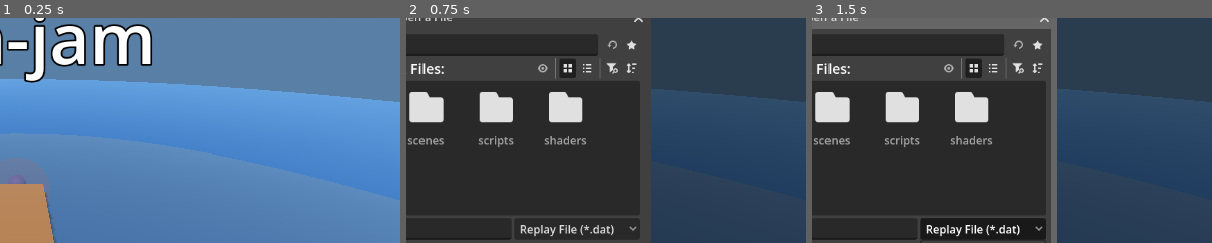
Above: before the commit, frames 1-3 (left to right).
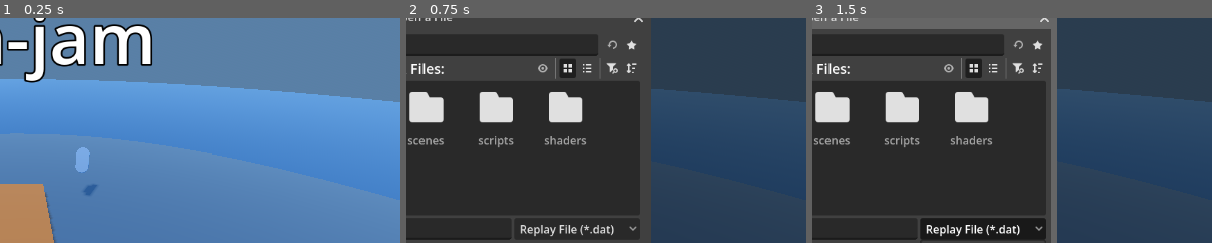
Above: after the commit, the same moments.

Repository: onebit-aidan-kris/scary-fish-jam
Game: Godot game, scene res://scenes/levels/fishing/fishing_level_1_tutorial.tscn
The game is run twice, just before and just after one commit, with the same random seed, the same clock (stepped at 60 frames per second) and the same inputs. This scene is started directly instead of the project's main scene.
Inputs:
- Up to frame 1 (0.25 s): no input
- Up to frame 2 (0.75 s): click "Load Replay" at 0.5 s
- Up to frame 3 (1.5 s): click "Replay File (*.dat)" at 1.25 s
The pictures show only the part of the screen within x 48-98%, y 20-70%; the shares and areas given below are measured in that part.

The runs differ from the first frame. In frame 1, 0.5% of the frame differs, in the area x 2-25%, y 57-79%; in frame 2, nothing differs; in frame 3, nothing differs.

Commit message:
to create composable nodes

Diff:
--- a/project/assets/dialogue/fishing_tutorial.json
+++ b/project/assets/dialogue/fishing_tutorial.json
@@ -23,13 +23,7 @@
 				{
 					"speaker": "Cpt. Walsh",
 					"text": [
-						"Once you've got a lock, cast your net with a good arc."
-					]
-				},
-				{
-					"speaker": "Cpt. Walsh",
-					"text": [
-						"And whatever you do — stay away from the red one."
+						"Try to see if you can locate a fish!"
 					]
 				}
 			],
--- a/project/scenes/levels/fishing/fishing_level_1_tutorial.tscn
+++ b/project/scenes/levels/fishing/fishing_level_1_tutorial.tscn
@@ -10,11 +10,9 @@
 [ext_resource type="AudioStream" uid="uid://bstgfyfprod26" path="res://assets/sounds/wind_standard.mp3" id="8_05u28"]
 [ext_resource type="Script" uid="uid://4gtx2q7jsi3x" path="res://scenes/levels/fishing/fish.gd" id="9_wctvh"]
 [ext_resource type="Script" uid="uid://bk0gw6mycptk4" path="res://scenes/levels/fishing/patrol_behavior.gd" id="10_diss8"]
-[ext_resource type="Script" uid="uid://qh6mkd6mxe0t" path="res://scenes/levels/fishing/vision_cone.gd" id="11_1g2x1"]
-[ext_resource type="Script" uid="uid://comou8l10poef" path="res://scripts/components/fish/attackable.gd" id="12_wer5m"]
-[ext_resource type="Script" uid="uid://bba01x3j11oyw" path="res://scripts/components/fish/player_detectable.gd" id="13_6eqmm"]
 [ext_resource type="PackedScene" path="res://scenes/levels/fishing/hud.tscn" id="14_qc0gi"]
 [ext_resource type="Script" uid="uid://clcjf1cfg352o" path="res://scripts/interfaces/fish/behavior_policy.gd" id="15_nivoj"]
+[ext_resource type="Script" uid="uid://cww83iditct2p" path="res://scenes/levels/fishing/win_condition.gd" id="15_o7t48"]
 [ext_resource type="Script" uid="uid://cws8nhjc45fo7" path="res://scripts/dialogue/dialogue_entry.gd" id="16_dlgen"]
 [ext_resource type="Script" uid="uid://ci0s5n2ma2ljx" path="res://scenes/levels/fishing/fishing_tutorial_state.gd" id="17_ftst"]
 
@@ -84,23 +82,6 @@
 
 [sub_resource type="CapsuleShape3D" id="FishCollision_1ewjx"]
 
-[sub_resource type="StandardMaterial3D" id="DangerFishMat"]
-albedo_color = Color(0.7, 0.15, 0.1, 1)
-roughness = 0.6
-
-[sub_resource type="SphereShape3D" id="DangerHitboxShape"]
-radius = 2.0
-
-[sub_resource type="StandardMaterial3D" id="HitboxDebugMat"]
-transparency = 1
-cull_mode = 2
-shading_mode = 0
-albedo_color = Color(1, 0.5, 0, 0.3)
-
-[sub_resource type="SphereMesh" id="HitboxDebugMesh"]
-radius = 2.0
-height = 4.0
-
 [node name="FishingLevel" type="Node3D" unique_id=1521638617]
 script = ExtResource("1_o7t48")
 
@@ -257,6 +238,57 @@
 [node name="CollisionShape3D" type="CollisionShape3D" parent="Fish3" unique_id=463349306]
 shape = SubResource("FishCollision_1ewjx")
 
+[node name="Fish4" type="CharacterBody3D" parent="." unique_id=-1178035701 node_paths=PackedStringArray("path_node")]
+transform = Transform3D(1, 0, 0, 0, 1, 0, 0, 0, 1, 5, -4, -15)
+script = ExtResource("9_wctvh")
+path_node = NodePath("../PatrolPath1")
+
+[node name="NavigationAgent3D" type="NavigationAgent3D" parent="Fish4" unique_id=329993257]
+
+[node name="PatrolBehavior" type="Node" parent="Fish4" unique_id=1886188928]
+script = ExtResource("10_diss8")
+
+[node name="MeshInstance3D" type="MeshInstance3D" parent="Fish4" unique_id=1953340607]
+mesh = SubResource("CapsuleMesh_1ewjx")
+surface_material_override/0 = SubResource("StandardMaterial3D_1ewjx")
+
+[node name="CollisionShape3D" type="CollisionShape3D" parent="Fish4" unique_id=275143982]
+shape = SubResource("FishCollision_1ewjx")
+
+[node name="Fish5" type="CharacterBody3D" parent="." unique_id=1460629892 node_paths=PackedStringArray("path_node")]
+transform = Transform3D(1, 0, 0, 0, 1, 0, 0, 0, 1, -5, -4, 20)
+script = ExtResource("9_wctvh")
+path_node = NodePath("../PatrolPath2")
+
+[node name="NavigationAgent3D" type="NavigationAgent3D" parent="Fish5" unique_id=510881229]
+
+[node name="PatrolBehavior" type="Node" parent="Fish5" unique_id=1886188929]
+script = ExtResource("10_diss8")
+
+[node name="MeshInstance3D" type="MeshInstance3D" parent="Fish5" unique_id=1555449959]
+mesh = SubResource("CapsuleMesh_1ewjx")
+surface_material_override/0 = SubResource("StandardMaterial3D_1ewjx")
+
+[node name="CollisionShape3D" type="CollisionShape3D" parent="Fish5" unique_id=1929489258]
+shape = SubResource("FishCollision_1ewjx")
+
+[node name="Fish6" type="CharacterBody3D" parent="." unique_id=438467659 node_paths=PackedStringArray("path_node")]
+transform = Transform3D(1, 0, 0, 0, 1, 0, 0, 0, 1, 0, -4, -5)
+script = ExtResource("9_wctvh")
+path_node = NodePath("../PatrolPath3")
+
+[node name="NavigationAgent3D" type="NavigationAgent3D" parent="Fish6" unique_id=1179597227]
+
+[node name="PatrolBehavior" type="Node" parent="Fish6" unique_id=1886188930]
+script = ExtResource("10_diss8")
+
+[node name="MeshInstance3D" type="MeshInstance3D" parent="Fish6" unique_id=1920115998]
+mesh = SubResource("CapsuleMesh_1ewjx")
+surface_material_override/0 = SubResource("StandardMaterial3D_1ewjx")
+
+[node name="CollisionShape3D" type="CollisionShape3D" parent="Fish6" unique_id=463349307]
+shape = SubResource("FishCollision_1ewjx")
+
 [node name="AudioStreamPlayer3D" type="AudioStreamPlayer3D" parent="." unique_id=433113643]
 transform = Transform3D(1, 0, 0, 0, 1, 0, 0, 0, 1, 9.231449, 2.5440874, 0)
 stream = ExtResource("8_05u28")
@@ -277,42 +309,6 @@
 [node name="D" type="Marker3D" parent="DangerPatrolPath" unique_id=1686067223]
 transform = Transform3D(1, 0, 0, 0, 1, 0, 0, 0, 1, 0, -4, 20)
 
-[node name="Dangerfish" type="CharacterBody3D" parent="." unique_id=2140608507 node_paths=PackedStringArray("path_node") groups=["dangerfish"]]
-transform = Transform3D(1, 0, 0, 0, 1, 0, 0, 0, 1, 0, -4, -10)
-script = ExtResource("9_wctvh")
-path_node = NodePath("../DangerPatrolPath")
-
-[node name="NavigationAgent3D" type="NavigationAgent3D" parent="Dangerfish" unique_id=1823798467]
-
-[node name="PatrolBehavior" type="Node" parent="Dangerfish" unique_id=806830455]
-script = ExtResource("10_diss8")
-
-[node name="MeshInstance3D" type="MeshInstance3D" parent="Dangerfish" unique_id=669747252]
-mesh = SubResource("CapsuleMesh_1ewjx")
-surface_material_override/0 = SubResource("DangerFishMat")
-
-[node name="CollisionShape3D" type="CollisionShape3D" parent="Dangerfish" unique_id=1396212403]
-shape = SubResource("FishCollision_1ewjx")
-
-[node name="VisionCone" type="Node3D" parent="Dangerfish" unique_id=1102608571]
-visible = false
-script = ExtResource("11_1g2x1")
-
-[node name="Attackable" type="Node3D" parent="Dangerfish" unique_id=1498541721]
-script = ExtResource("12_wer5m")
-
-[node name="Hitbox" type="Area3D" parent="Dangerfish/Attackable" unique_id=1839218042]
-
-[node name="CollisionShape3D" type="CollisionShape3D" parent="Dangerfish/Attackable/Hitbox" unique_id=1652857943]
-shape = SubResource("DangerHitboxShape")
-
-[node name="DebugMesh" type="MeshInstance3D" parent="Dangerfish/Attackable/Hitbox" unique_id=1367368006]
-material_override = SubResource("HitboxDebugMat")
-mesh = SubResource("HitboxDebugMesh")
-
-[node name="PlayerDetectable" type="Node" parent="Dangerfish" unique_id=488956632]
-script = ExtResource("13_6eqmm")
-
 [node name="HUD" parent="." unique_id=381760315 instance=ExtResource("14_qc0gi")]
 
 [node name="BehaviorPolicy" type="Node" parent="." unique_id=1769684507]
@@ -326,3 +322,6 @@
 json_path = "res://assets/dialogue/fishing_tutorial.json"
 auto_start = true
 state = NodePath("..")
+
+[node name="WinCondition" type="Node" parent="." unique_id=502337740]
+script = ExtResource("15_o7t48")
--- /dev/null
+++ b/project/scenes/levels/fishing/win_condition.gd
@@ -0,0 +1,21 @@
+extends Node
+
+#
+# Goal: create extendable st of conditions by which, for
+# a particular level, it's determined if the player has
+# caught enough to progress
+#
+
+# todo: support multiple fish types
+
+# Called when the node enters the scene tree for the first time.
+func _ready() -> void:
+	# connect to the fish_caught signal
+	util.aok(signalbus.fish_caught.connect(_on_fish_caught))
+
+
+func _on_fish_caught(fish: Node3D) -> void:
+	print("fish caught: ", fish)
+
+	# check the level state and
+	pass
Not shown, added: project/scenes/levels/fishing/win_condition.gd.uid
